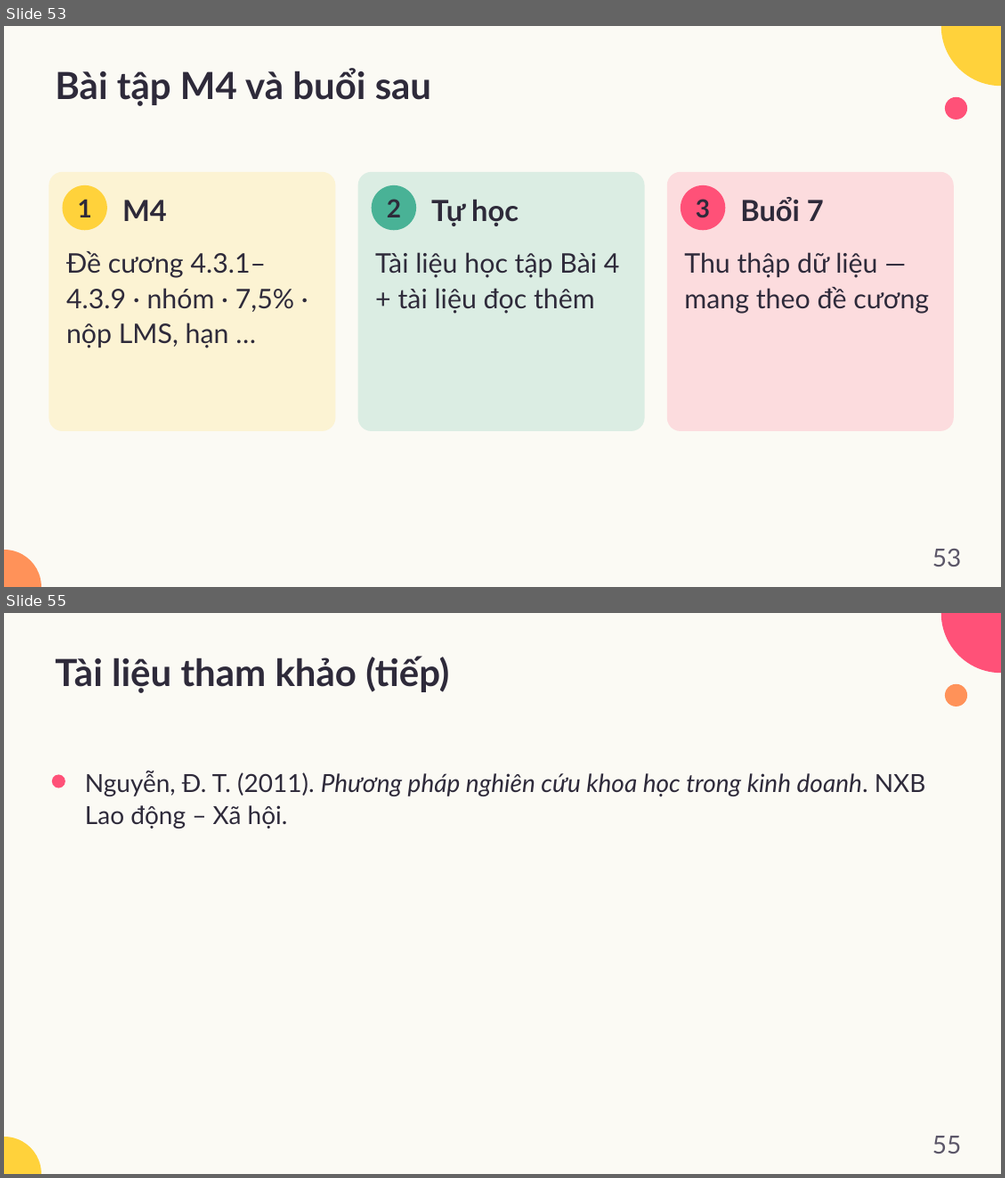
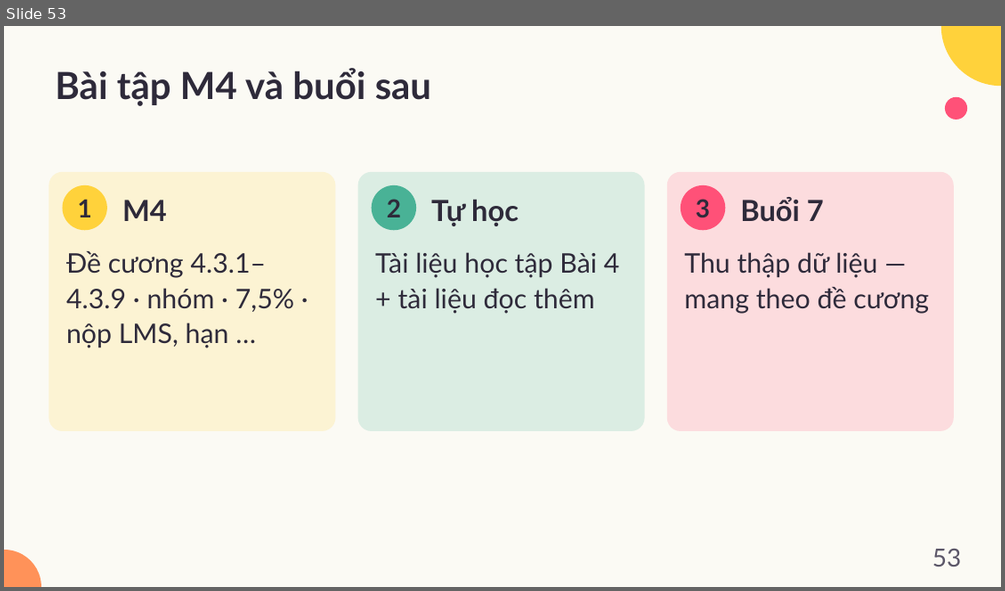
Before and after one commit to dnbaoquyen/academic-pptx-skill, a slide deck: mkt1107/output/MKT1107_W06_slides.pptx. Shown one above the other, each under a label of ours: slides 53 and 55 before the commit, slide 53 after it; the slides between them are not shown. The pictures are 1005x1178 and 1005x591 pixels, drawn with LibreOffice and Linux fonts; fonts in the diff are those of the drawing. Boxes give left, top, right and bottom in pixels: in the first picture for what was removed or moved away, otherwise in the second. Text is boxed around its words. In the diff, an @@ line names an element or a change of style, - is before the commit and + after.

```diff
--- a/mkt1107/output/MKT1107_W06_slides.pptx
+++ b/mkt1107/output/MKT1107_W06_slides.pptx
@@ slide 55 removed at (4,613,1001,1174), background #FBFAF4 @@
@@ ellipse removed at (941,613,1001,673) @@
@@ title removed at (55,656,449,693) @@
-Tài liệu tham khảo (tiếp)
@@ ellipse removed at (945,684,967,706) @@
@@ text removed at (85,771,926,828) @@
-Nguyễn, Đ. T. (2011). Phương pháp nghiên cứu khoa học trong kinh doanh. NXB Lao động – Xã hội.
@@ ellipse removed at (52,774,65,788) @@
@@ ellipse removed at (4,1136,41,1174) @@
@@ page number removed at (932,1135,961,1153) @@
-55
```
Also in this commit, not shown: 11 slides changed, 14 other files.
